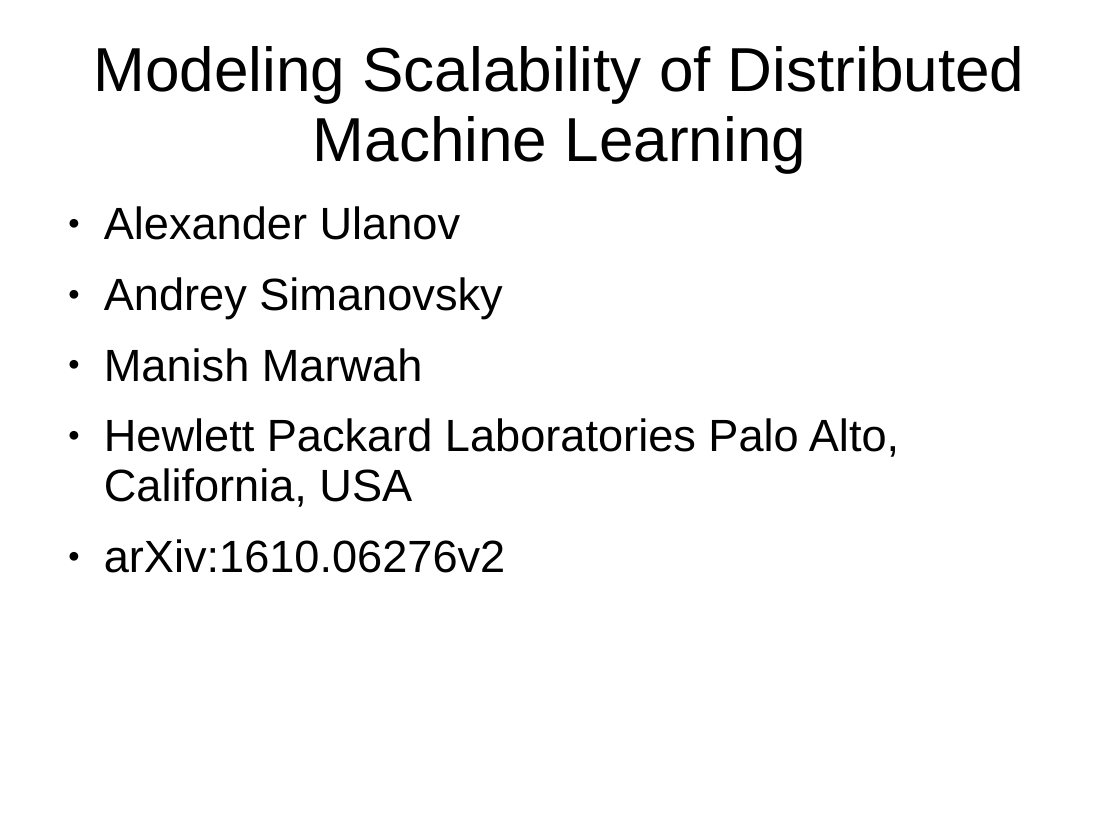
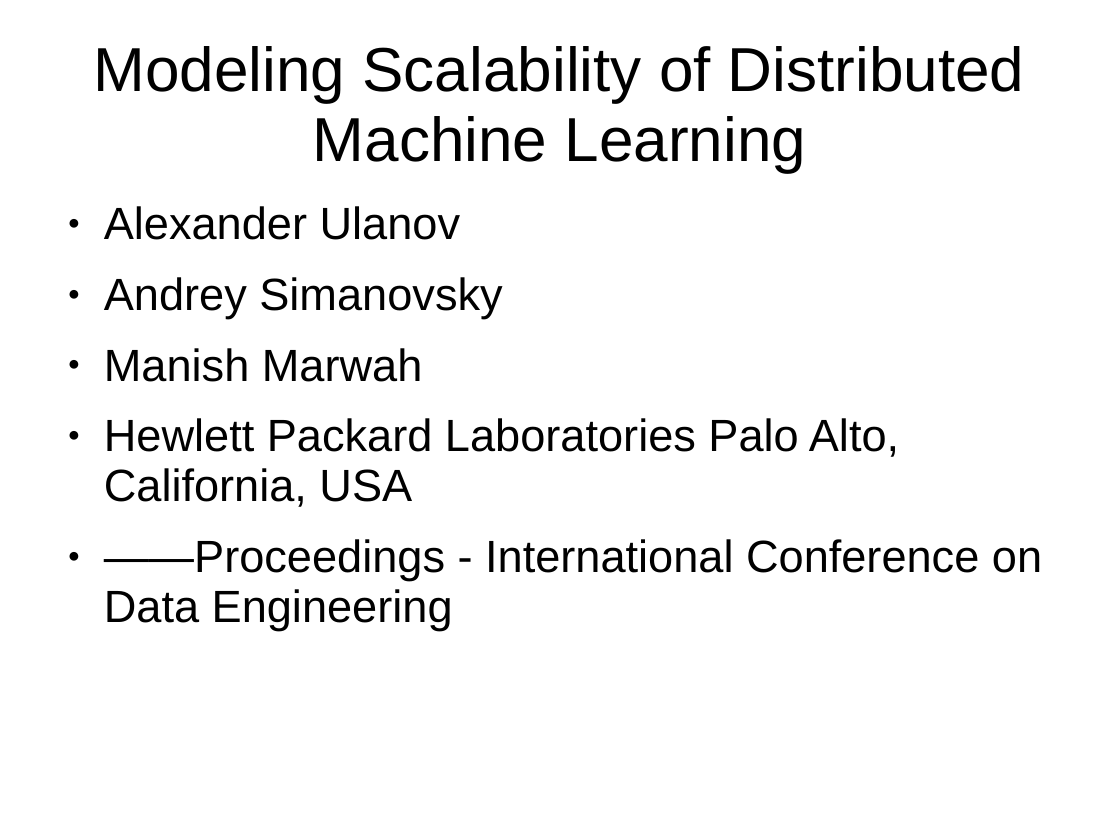
Before and after one commit to GBXU/LearnDemo, a slide deck: slide 2 of Notes/distributed ML systems scalability.ppt. Drawn at 1120x840 pixels with LibreOffice and Linux fonts; fonts in the diff are those of the drawing. Boxes give left, top, right and bottom in pixels: in the first picture for what was removed or moved away, otherwise in the second. Text is boxed around its words. In the diff, an @@ line names an element or a change of style, - is before the commit and + after.

```diff
--- a/Notes/distributed ML systems scalability.ppt
+++ b/Notes/distributed ML systems scalability.ppt
@@ text at (x1=104, y1=539, x2=1042, y2=631): text changed @@
-● arXiv:1610.06276v2
+● ——Proceedings - International Conference on Data Engineering
```
Also in this commit, not shown: 2 slides added, 1 other file.
